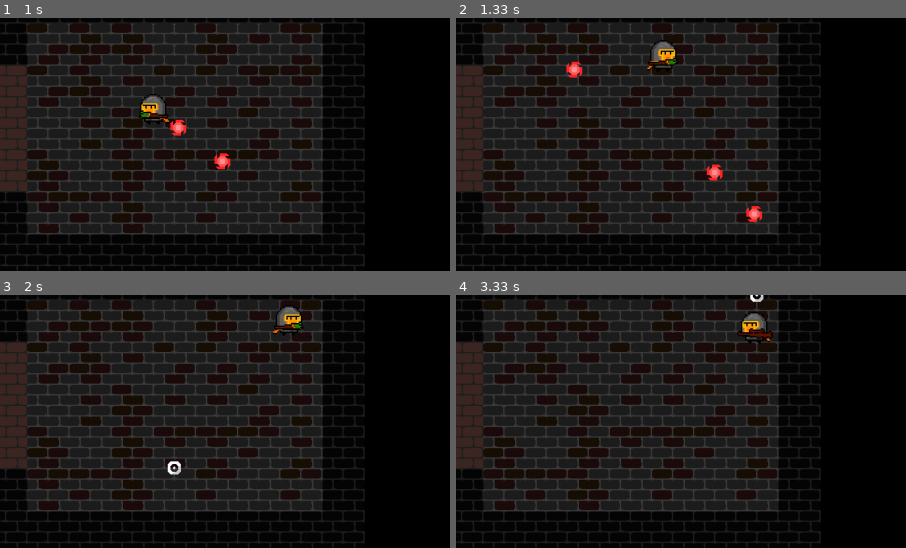
Above: before the commit, frames 1-4 (two rows, left to right).
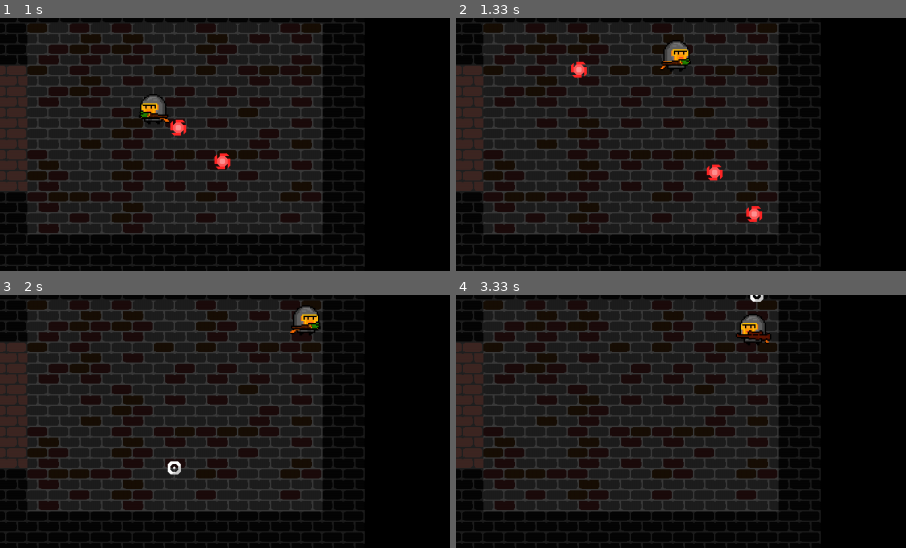
Above: after the commit, the same moments.

Repository: VladislavTuzov/PyGame
Game: pygame game, started from main.py
Same seed, same stepped clock (60 frames per second), same inputs: the game is played once before the commit and once after it.
Inputs (mouse positions are % of the whole screen's width and height, from its top left):
- Up to frame 1 (1 s): press the mouse at (50, 50) at 0.37 s; move the mouse to (34, 42) at 0.47 s; release the mouse at (19, 35) at 0.6 s; press the mouse at (50, 50) at 0.7 s; move the mouse to (68, 67) at 0.8 s; release the mouse at (87, 85) at 0.93 s
- Up to frame 2 (1.33 s): hold W from 1 s (still down); hold Right from 1 s (still down); click (17, 14) at 1.08 s
- Up to frame 3 (2 s): release W at 1.47 s; release Right at 1.47 s; hold Esc 1.5-1.97 s; hold Right 1.5-1.97 s; click (50, 62) at 1.58 s
- Up to frame 4 (3.33 s): tap Space at 2 s; hold Tab 2.33-2.8 s; hold Right 2.33-2.8 s; click (64, 28) at 2.42 s; tap A at 2.83 s; tap S at 3.17 s
The pictures show only the part of the screen within x 31-81%, y 28-78%; the shares and areas given below are measured in that part.

Frame 1 is identical in both runs. In frame 2, 1.0% of the frame differs, in the area x 24-53%, y 8-24%; in frame 3, 0.9%; in frame 4, 0.5%.

Commit message:
add weapons to enemies, gameover screen, little refact on helpers classes and classes.weapons.BaseBullet

Diff:
--- a/classes/enemies.py
+++ b/classes/enemies.py
@@ -3,6 +3,7 @@
 import pygame
 
 from config import FPS
+from classes.weapons import Staff
 
 
 class BaseEnemy(pygame.sprite.Sprite):
@@ -21,6 +22,11 @@
             self.kill()
             points += self.points_cost
 
+    def shoot(self, target, bullets):
+        bullet = self.weapon.shoot(target)
+        if bullet:
+            bullets.add(bullet)
+
     def update(self, hero):
         x0, y0 = self.rect.center
         x1, y1 = hero.rect.center
@@ -29,12 +35,15 @@
         y_dist = y1 - y0
         dist = hypot(x_dist, y_dist)
 
-        if dist >= 50:
+        if dist >= 150:
             coeff = atan2(y_dist, x_dist)
             self.rect.x += self.speed * round(cos(coeff), 1)
             self.rect.y += self.speed * round(sin(coeff), 1)
+
+        self.weapon.rect.center = self.rect.center
 
 
 class Dardo(BaseEnemy):
     def __init__(self):
         super().__init__('dardo', hp=3)
+        self.weapon = Staff()
--- a/classes/exceptions.py
+++ b/classes/exceptions.py
@@ -8,3 +8,7 @@
 
 class PortalInteractPseudoError(Exception):
 	pass
+
+
+class HeroDeath(Exception):
+	pass
--- a/classes/generation.py
+++ b/classes/generation.py
@@ -134,8 +134,8 @@
         image_center_x = image_width // 2
         image_center_y = image_height // 2
 
-        self.walls = helpers.RectList()
-        self.gates = helpers.RectList()
+        self.walls = []
+        self.gates = []
         self.other_sprites = helpers.InteractionGroup()
 
         self.hero_position = (0, 0)
@@ -233,7 +233,7 @@
         image_center = (image_width // 2, image_height // 2)
         image_center_x, image_center_y = image_center
 
-        self.walls = helpers.RectList()
+        self.walls = []
 
         for i in range(SCREEN_WIDTH // plate_width + 1):
             for j in range(tunnel_height):
@@ -270,7 +270,7 @@
         image_center = (image_width // 2, image_height // 2)
         image_center_x, image_center_y = image_center
 
-        self.walls = helpers.RectList()
+        self.walls = []
 
         for i in range(tunnel_width):
             for j in range(SCREEN_HEIGHT // plate_height + 1):
--- a/classes/heroes.py
+++ b/classes/heroes.py
@@ -3,6 +3,7 @@
 import pygame
 
 from config import FPS
+from classes.exceptions import HeroDeath
 
 
 class BaseHero(pygame.sprite.Sprite):
@@ -14,7 +15,7 @@
         self.image = self.currect_frames[0]  # start direction - left
         self.rect = self.image.get_rect()
 
-        self.speed = 240 / FPS  # pixels per second
+        self.speed = 270 / FPS  # pixels per second
         self.direction = [0, 0]
 
         self.x_direction = 0  # help us to rotate weapon when scrolling
@@ -61,7 +62,7 @@
 
         self.x_direction = self.direction[0] or self.x_direction
 
-    def update(self):
+    def update_image(self):
         self.left_frames.rotate()
         self.right_frames.rotate()
         self.image = self.currect_frames[0]
@@ -72,18 +73,23 @@
 
         prev_center = self.rect.center
         self.rect.centerx = x
-        if walls.colliderect(self.rect):
+        if self.rect.collidelist(walls) != -1:
             self.rect.center = prev_center
 
         prev_center = self.rect.center
         self.rect.centery = y
-        if walls.colliderect(self.rect):
+        if self.rect.collidelist(walls) != -1:
             self.rect.center = prev_center
 
         self.weapon.rect.center = (self.rect.centerx, self.rect.centery + 10)
 
-    def shoot(self, pos, bullets):
-        bullet = self.weapon.shoot(pos)
+    def hit(self, bullet):
+        self.hp -= bullet.damage
+        if self.hp <= 0:
+            raise HeroDeath("Game over")
+
+    def shoot(self, target, bullets):
+        bullet = self.weapon.shoot(target)
         if bullet:
             bullets.add(bullet)
 
--- a/classes/weapons.py
+++ b/classes/weapons.py
@@ -60,6 +60,27 @@
         self.sound.play()
 
     def update(self, walls, enemies, points):
+        self.update_pos()
+
+        if self.rect.collidelist(walls) != -1:
+            self.kill()
+
+        elif collided_enemies := enemies.collidesprite(self):
+            enemy = collided_enemies[0]
+            enemy.hit(self, points)
+            self.kill()
+
+    def update_as_enemies(self, walls, hero):
+        self.update_pos()
+
+        if self.rect.collidelist(walls) != -1:
+            self.kill()
+
+        elif pygame.sprite.collide_rect(self, hero):
+            hero.hit(self)
+            self.kill()
+
+    def update_pos(self):
         self.current_distance += self.speed
         if self.current_distance >= self.max_distance:
             self.kill()
@@ -67,18 +88,7 @@
 
         x = self.x0 + self.x_distance * coeff
         y = self.y0 + self.y_distance * coeff
-        prev_center = self.rect.center
         self.rect.center = (x, y)
-
-        if walls.colliderect(self.rect):
-            self.rect.center = prev_center
-            self.kill()
-
-        collided_enemies = enemies.colliderect(self.rect)
-        if collided_enemies:
-            enemy = collided_enemies[0]
-            enemy.hit(self, points)
-            self.kill()
 
 
 class Broom(BaseWeapon):
--- a/gameplay.py
+++ b/gameplay.py
@@ -11,7 +11,10 @@
 )
 from classes.generation import Level
 from classes.enemies import Dardo
-from classes.exceptions import PortalInteractPseudoError, ExitPseudoError
+from classes.exceptions import (
+    PortalInteractPseudoError,
+    ExitPseudoError, HeroDeath
+)
 from classes.interface import MenuButton
 import helpers
 
@@ -20,8 +23,12 @@
     points = helpers.Points()
     level = Level(location)
     while True:
-        # new level generates after midlevel screen
-        level = play_level(screen, font, cursor, hero, level, location, points)
+        try:
+            # new level generates after midlevel screen
+            level = play_level(screen, font, cursor, hero, level, location, points)
+        except HeroDeath as e:
+            gameover_screen(*e.args)
+            return
 
 
 def play_level(screen, font, cursor, hero, level, location, points):
@@ -42,13 +49,14 @@
 def play_room(screen, font, cursor, hero, room, points):
     clock = pygame.time.Clock()
 
-    enemies = helpers.RectGroup()
+    enemies = helpers.EnemiesGroup()
     for enemy_spawnpoint in room.enemies_spawnpoints:
         enemy = Dardo()
         enemy.rect.center = enemy_spawnpoint
         enemies.add(enemy)
 
     bullets = pygame.sprite.Group()
+    enemies_bullets = helpers.EnemiesBullets()
 
     mouse_pressed = False
     running = True
@@ -92,7 +100,7 @@
         if not enemies:
             room.delete_enemies_spawns()
 
-        screen.fill('black')
+        screen.fill("black")
 
         screen.blit(room.image, room.rect)
 
@@ -100,15 +108,24 @@
         room.other_sprites.draw(screen)
 
         hero.move(room.walls)
-        hero.update()
+        hero.update_image()
         screen.blit(hero.image, hero.rect)
         screen.blit(hero.weapon.image, hero.weapon.rect)
 
         bullets.update(room.walls, enemies, points)
         bullets.draw(screen)
 
+        try:
+            enemies_bullets.update_as_enemies(room.walls, hero)
+            enemies_bullets.draw(screen)
+        except HeroDeath:
+            # add args for gameover screen
+            raise HeroDeath(screen, font, clock, hero, room, enemies)
+
         enemies.update(hero)
+        enemies.shoot(hero.rect.center, enemies_bullets)
         enemies.draw(screen)
+        enemies.draw_weapons(screen)
 
         blit_points(screen, font, points)
         blit_bar(screen, font, hero)
@@ -229,3 +246,32 @@
         pygame.display.flip()
 
         clock.tick(FPS)
+
+
+def gameover_screen(screen, font, clock, hero, room, enemies):
+    background = screen.copy()
+    background.fill("black")
+
+    surface = _render_text(font, "game over")
+    rect = surface.get_rect()
+    rect.center = SCREEN_CENTER
+    background.blit(surface, rect)
+
+    start = time()
+    while (elapsed_time := time() - start) < 3:
+        screen.fill("black")
+
+        screen.blit(room.image, room.rect)
+
+        enemies.draw(screen)
+        enemies.draw_weapons(screen)
+
+        screen.blit(hero.image, hero.rect)
+        screen.blit(hero.weapon.image, hero.weapon.rect)
+
+        background.set_alpha(255 * elapsed_time / 2)
+        screen.blit(background, (0, 0))
+
+        pygame.display.flip()
+
+        clock.tick(FPS)
--- a/helpers.py
+++ b/helpers.py
@@ -48,22 +48,20 @@
 ENEMY = "E"
 
 
-class RectList(list):
+class EnemiesGroup(pygame.sprite.Group):
     """
-    List of rects that provide colliderect method.
-    Was made for easier wall collision check
+    Group for enemies and their methods
     """
-    def colliderect(self, rect):
-        return any(r.colliderect(rect) for r in self)
+    def collidesprite(self, sprite):
+        return pygame.sprite.spritecollide(sprite, self, dokill=False)
 
+    def shoot(self, target, bullets):
+        for enemy in self:
+            enemy.shoot(target, bullets)
 
-class RectGroup(pygame.sprite.Group):
-    """
-    Pygame's Group but with colliderect method.
-    Was made for check bullet collision with enemies
-    """
-    def colliderect(self, rect):
-        return [s for s in self if s.rect.colliderect(rect)]
+    def draw_weapons(self, screen):
+        for enemy in self:
+            screen.blit(enemy.weapon.image, enemy.weapon.rect)
 
 
 class InteractionGroup(pygame.sprite.Group):
@@ -74,6 +72,16 @@
     def interact(self, hero):
         for sprite in self:
             sprite.interact(hero)
+
+
+class EnemiesBullets(pygame.sprite.Group):
+    """
+    Group of enemies bullets for call
+    update_as_enemies Bullet's method
+    """
+    def update_as_enemies(self, walls, target):
+        for bullet in self:
+            bullet.update_as_enemies(walls, target)
 
 
 class Points:
